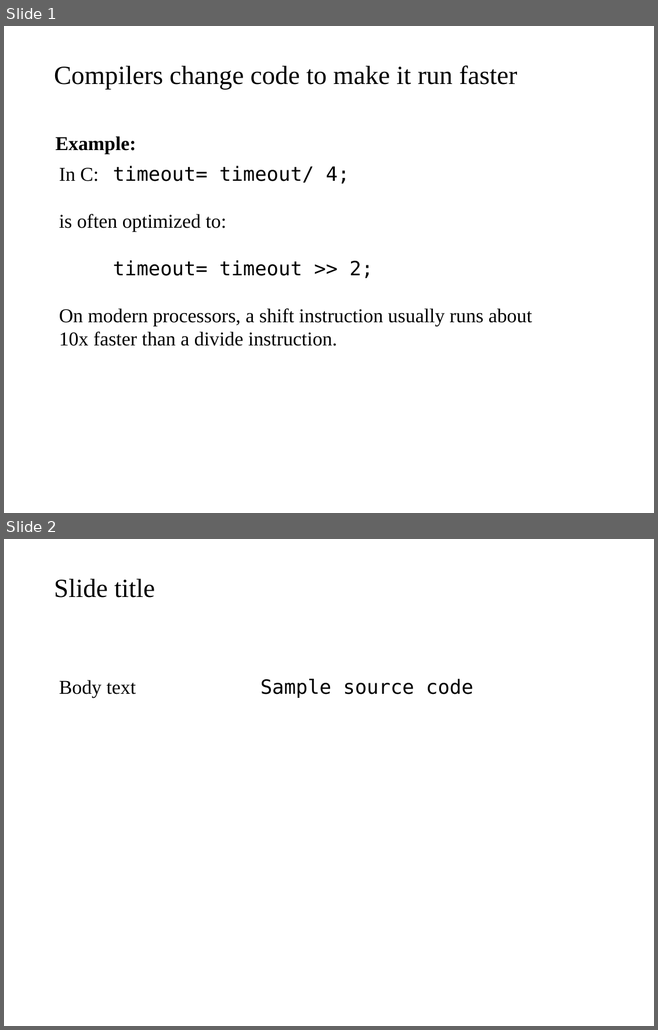
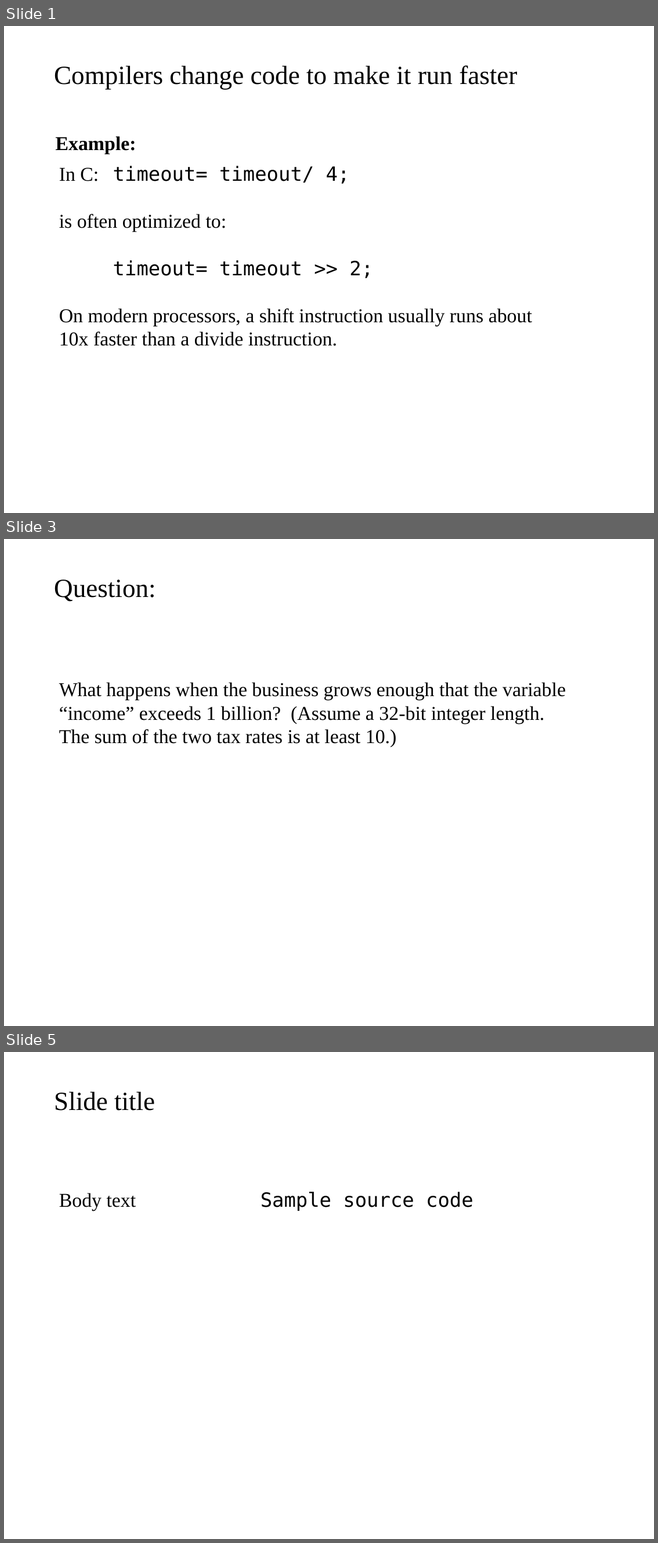
Before and after one commit to cschreiner/lli_undef_fix_admin, a slide deck: doc/poster/2015feb_grad_visit.draft.odp. Shown one above the other, each under a label of ours: slides 1 and 2 before the commit, slides 1, 3 and 5 after it; the slides between them are not shown. The pictures are 658x1030 and 658x1543 pixels, drawn with LibreOffice and Linux fonts; fonts in the diff are those of the drawing. Boxes give left, top, right and bottom in pixels: in the first picture for what was removed or moved away, otherwise in the second. Text is boxed around its words. In the diff, an @@ line names an element or a change of style, - is before the commit and + after.

```diff
--- a/doc/poster/2015feb_grad_visit.draft.odp
+++ b/doc/poster/2015feb_grad_visit.draft.odp
@@ slide 3 added at bbox=[4, 539, 654, 1026], background #FFFFFF @@
@@ text added at bbox=[54, 580, 156, 602], 32 pt, text #000000 @@
+Question:
@@ text added at bbox=[59, 682, 565, 747], 24 pt, text #000000 @@
+What happens when the business grows enough that the variable
+“income” exceeds 1 billion? (Assume a 32-bit integer length.
+The sum of the two tax rates is at least 10.)
@@ what was slide 2 is now slide 5 @@
```
Also in this commit, not shown: 2 other slides added, 1 slide removed.
